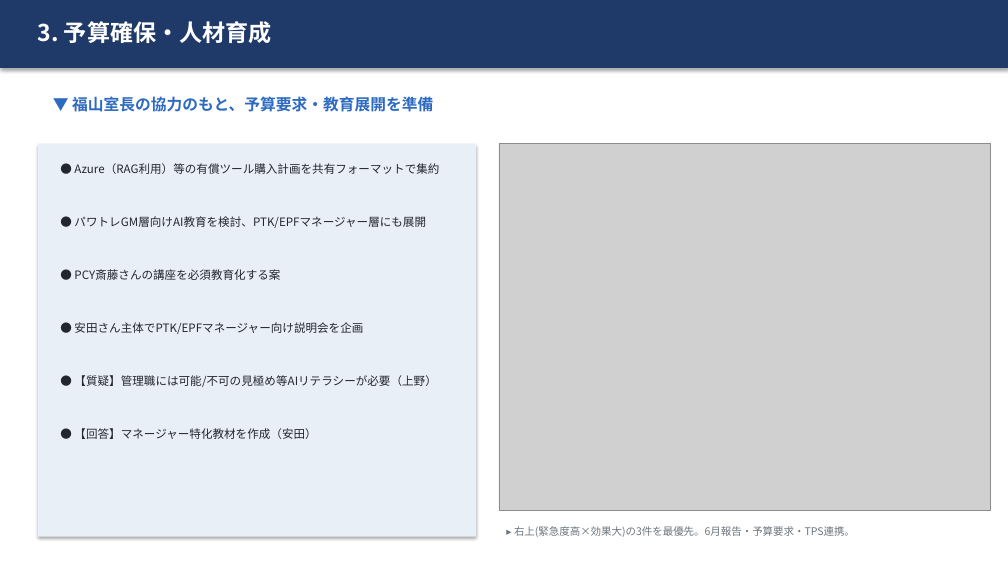
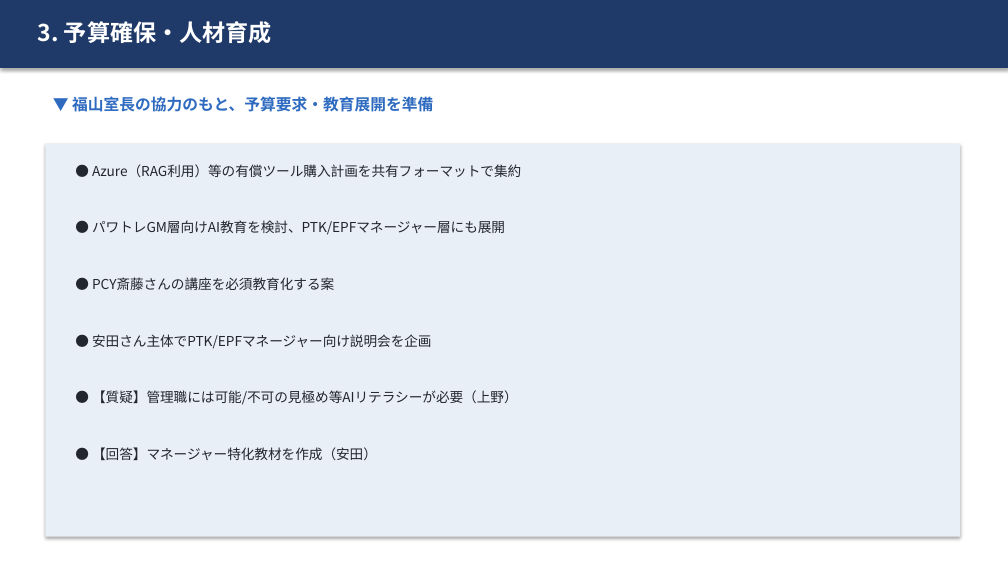
Before and after one commit to hiroakiyasa/meeting-minutes-2026-04-21, a slide deck: slide 6 of 05_hybrid_style.pptx. Drawn at 1008x567 pixels with LibreOffice and Linux fonts; fonts in the diff are those of the drawing; grey boxes stand for pictures. Boxes give left, top, right and bottom in pixels: in the first picture for what was removed or moved away, otherwise in the second. Text is boxed around its words. In the diff, an @@ line names an element or a change of style, - is before the commit and + after.

```diff
--- a/05_hybrid_style.pptx
+++ b/05_hybrid_style.pptx
@@ rectangle: place and size @@
-rectangle at [38,144,476,537]
+rectangle at [45,144,960,537]
@@ picture removed at [499,144,991,510] @@
@@ text "● Azure（RAG利用）等の有償ツール購入計画を共有フォーマットで集約": place and size @@
-text "● Azure（RAG利用）等の有償ツール購入計画を共有フォーマットで集約" at [74,163,439,174]
+text "● Azure（RAG利用）等の有償ツール購入計画を共有フォーマットで集約" at [92,164,521,177]
@@ text "● パワトレGM層向けAI教育を検討、PTK/EPFマネージャー層にも展開": place and size @@
-text "● パワトレGM層向けAI教育を検討、PTK/EPFマネージャー層にも展開" at [74,216,426,228]
+text "● パワトレGM層向けAI教育を検討、PTK/EPFマネージャー層にも展開" at [92,220,505,235]
@@ text "● PCY斎藤さんの講座を必須教育化する案": place and size @@
-text "● PCY斎藤さんの講座を必須教育化する案" at [74,269,280,280]
+text "● PCY斎藤さんの講座を必須教育化する案" at [92,277,334,290]
@@ text "● 安田さん主体でPTK/EPFマネージャー向け説明会を企画": place and size @@
-text "● 安田さん主体でPTK/EPFマネージャー向け説明会を企画" at [74,322,363,334]
+text "● 安田さん主体でPTK/EPFマネージャー向け説明会を企画" at [92,334,432,349]
@@ text "● 【質疑】管理職には可能/不可の見極め等AIリテラシーが必要（上野）": place and size @@
-text "● 【質疑】管理職には可能/不可の見極め等AIリテラシーが必要（上野）" at [74,375,436,387]
+text "● 【質疑】管理職には可能/不可の見極め等AIリテラシーが必要（上野）" at [92,390,518,405]
@@ size 11 to 13 pt in 6 elements at [92,164,521,177], [92,220,505,235], [92,277,334,290], [92,334,432,349], [92,390,518,405], [92,447,377,460] @@
@@ text "● 【回答】マネージャー特化教材を作成（安田）": place and size @@
-text "● 【回答】マネージャー特化教材を作成（安田）" at [74,428,316,439]
+text "● 【回答】マネージャー特化教材を作成（安田）" at [92,447,377,460]
@@ text removed at [514,526,855,537] @@
-▸ 右上(緊急度高×効果大)の3件を最優先。6月報告・予算要求・TPS連携。
```
Also in this commit, not shown: 4 other slides changed, 1 slide removed, 5 other files.
